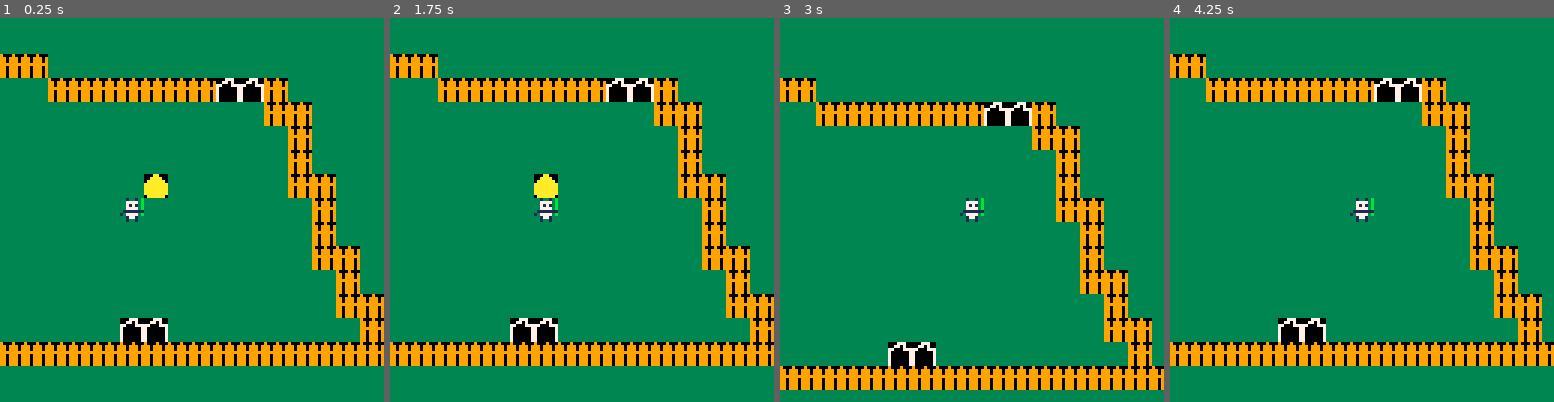
Above: before the commit, frames 1-4 (left to right).
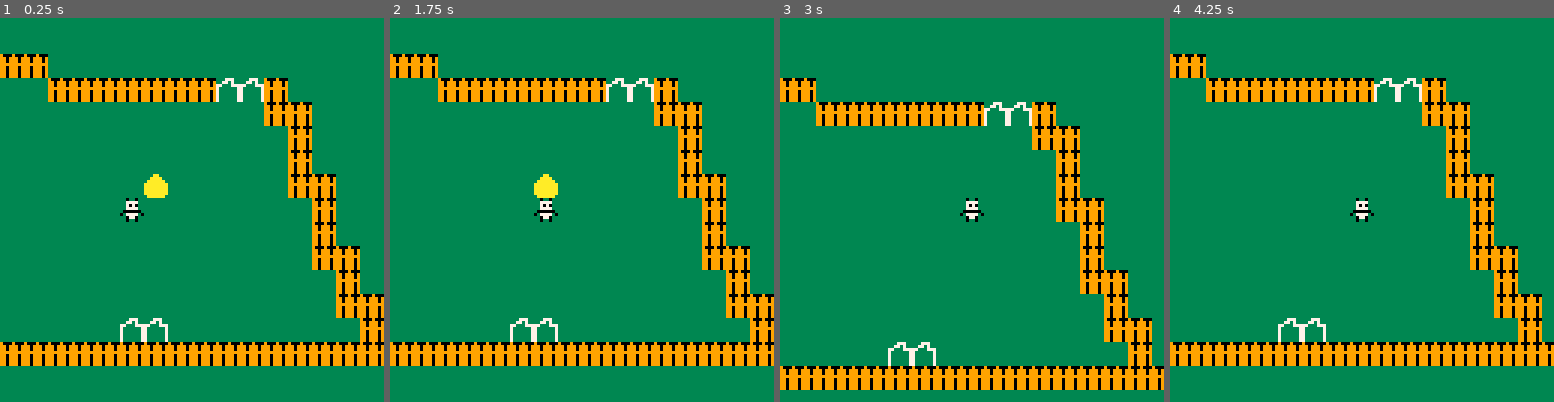
Above: after the commit, the same moments.

Repository: adatechschool/projet-collectif-pico8-marvelous_panda
Game: PICO-8 cartridge mon_petit_zoo.p8
The game is run twice, just before and just after one commit, with the same random seed, the same clock (stepped at 60 frames per second) and the same inputs.
Inputs:
- Up to frame 1 (0.25 s): no input
- Up to frame 2 (1.75 s): hold Right from 1.6 s (still down)
- Up to frame 3 (3 s): release Right at 2.1 s; hold Up 2.15-2.42 s; hold Right from 2.47 s (still down)
- Up to frame 4 (4.25 s): release Right at 3.03 s; hold Left 3.08-3.58 s; hold Down 3.63-3.97 s; hold Right from 4.02 s (still down)

The runs differ from the first frame. In frame 1, 1.3% of the frame differs, in the area x 31-69%, y 15-85%; in frame 2, 1.3%; in frame 3, 1.2%; in frame 4, 1.2%.

Commit message:
Version 3.0

Diff:
--- a/mon_petit_zoo.p8
+++ b/mon_petit_zoo.p8
@@ -12,7 +12,7 @@
 end
 
 function _draw()
-	cls()
+	cls(3)
 	draw_map()
 	draw_player()
 end
@@ -20,7 +20,10 @@
 --map
 
 function draw_map()
+ palt(0,false)
+ palt(12,true)
 	map(0,0,0,0,128,64)
+	palt()
 end
 
 function check_flag(flag,x,y)
@@ -56,7 +59,7 @@
  p={
    x=5,
    y=25,
-   sprite=7,
+   sprite=20,
    oeufs=0
    }
 end
@@ -87,7 +90,10 @@
 
 
 function draw_player()
+ palt(0,false)
+ palt(12,true)
 	spr(p.sprite,p.x*8,p.y*8)
+	palt()
 end
 
 -->8
@@ -96,23 +102,28 @@
  next_tile(x,y)
  p.oeufs+=1
 end
+-->8
+function draw_ui()
+ spr(15,2,2)
+-- print("X"..p.oeufs,)
+end
 __gfx__
-0000000000000000000000003333333300990000bbbbbbbb111111110010010b9000900000077700eeeeeeee99999999eeeeeeee4444444400999900000aa000
-0000000000000000000000003333333300990000bbbbbbbb111111110077770b9909990900770700e000000e90000009e000000e000400000990099000aaaa00
-0000000000001100001100003333333300990000bbb7bbbb111111110071710b9909990977000777e000000e90000009e000000e00040000990000990aaaaaa0
-0070070000001100001100003333333300990000bb7a7bbb111111110077770b9999999970000007eeeeeeee99000000e00000ee0004000090000009aaaaaaaa
-0007700000007777777700003333333300000000bbb7bbbb11111111011111119909990970000007e000000000999999eeeeeee00004000090000009aaaaaaaa
-0007700000077777777770003333333300990000bbbbb9bb111111111077770b9909990970000007e000000000000009e00eee000004000099000009aaaaaaaa
-0070070000777117711777003333333300990000bbbb9a9b11111111001771009909990970000007e000000090000009e0000eee0004000009900099aaaaaaaa
-0000000000777117711777003333333300990000bbbbb9bb11111111001001009909990970000007e000000099999999e000000e00040000009999900aaaaaa0
-33333333007777777777770000aaaa00000000000000000000000000000000000000000000000000000000000000000000000000000000000000000000000000
-33333333000011777711000000a00aaa000000000000000000000000000000000000000000000000000000000000000000000000000000000000000000000000
-3333333300007777777700000aa0000a000000000000000000000000000000000000000000000000000000000000000000000000000000000000000000000000
-333333330111777777771110aa000000000000000000000000000000000000000000000000000000000000000000000000000000000000000000000000000000
-333333330011777777771100aa0000aa000000000000000000000000000000000000000000000000000000000000000000000000000000000000000000000000
-3333333300007770077700000aa00aa0000000000000000000000000000000000000000000000000000000000000000000000000000000000000000000000000
-33333333000011100111000000aaaa00000000000000000000000000000000000000000000000000000000000000000000000000000000000000000000000000
-33333333000000000000000000000000000000000000000000000000000000000000000000000000000000000000000000000000000000000000000000000000
+0000000000000000000000003333333300990000bbbbbbbb11111111cc0cc0cb90009000ccc777cceeeeeeee99999999eeeeeeee4444444400999900cccaaccc
+0000000000000000000000003333333300990000bbbbbbbb11111111cc7777cb99099909cc77c7cce000000e90000009e000000e0004000009900990ccaaaacc
+0000000000001100001100003333333300990000bbb7bbbb11111111cc7070cb9909990977ccc777e000000e90000009e000000e0004000099000099caaaaaac
+0070070000001100001100003333333300990000bb7a7bbb11111111cc7777cb999999997cccccc7eeeeeeee99000000e00000ee0004000090000009aaaaaaaa
+0007700000007777777700003333333300000000bbb7bbbb11111111c0000000990999097cccccc7e000000000999999eeeeeee00004000090000009aaaaaaaa
+0007700000077777777770003333333300990000bbbbb9bb111111110c7777cb990999097cccccc7e000000000000009e00eee000004000099000009aaaaaaaa
+0070070000777117711777003333333300990000bbbb9a9b11111111cc0770cc990999097cccccc7e000000090000009e0000eee0004000009900099aaaaaaaa
+0000000000777117711777003333333300990000bbbbb9bb11111111cc0cc0cc990999097cccccc7e000000099999999e000000e0004000000999990caaaaaac
+33333333007777777777770000aaaa00cc0cc0cc0000000000000000000000000000000000000000000000000000000000000000000000000000000000000000
+33333333000011777711000000a00aaacc7777cc0000000000000000000000000000000000000000000000000000000000000000000000000000000000000000
+3333333300007777777700000aa0000acc7070cc0000000000000000000000000000000000000000000000000000000000000000000000000000000000000000
+333333330111777777771110aa000000cc7777cc0000000000000000000000000000000000000000000000000000000000000000000000000000000000000000
+333333330011777777771100aa0000aac000000c0000000000000000000000000000000000000000000000000000000000000000000000000000000000000000
+3333333300007770077700000aa00aa00c7777c00000000000000000000000000000000000000000000000000000000000000000000000000000000000000000
+33333333000011100111000000aaaa00cc0770cc0000000000000000000000000000000000000000000000000000000000000000000000000000000000000000
+33333333000000000000000000000000cc0cc0cc0000000000000000000000000000000000000000000000000000000000000000000000000000000000000000
 00000000000000000000000000000000000000000000000000000000000000000000000000000000000000000000000000000000000000000000000000000000
 00000000000000000000000000000000000000000000000000000000000000000000000000000000000000000000000000000000000000000000000000000000
 00000000000000000000000000000000000000000000000000000000000000000000000000000000000000000000000000000000000000000000000000000000
